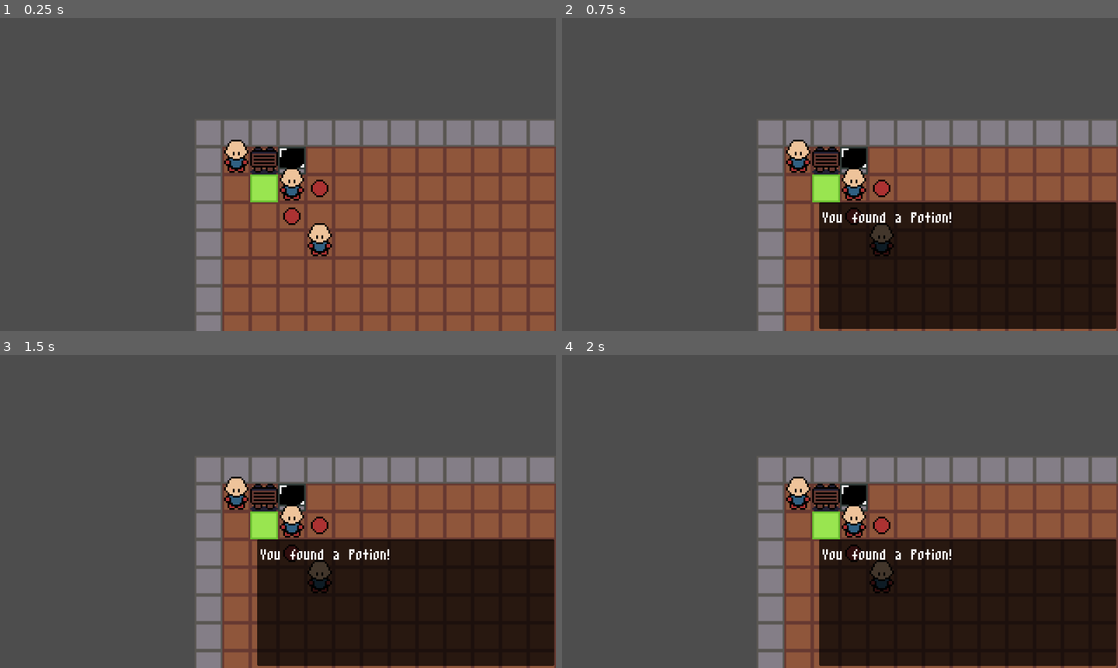
Above: before the commit, frames 1-4 (two rows, left to right).
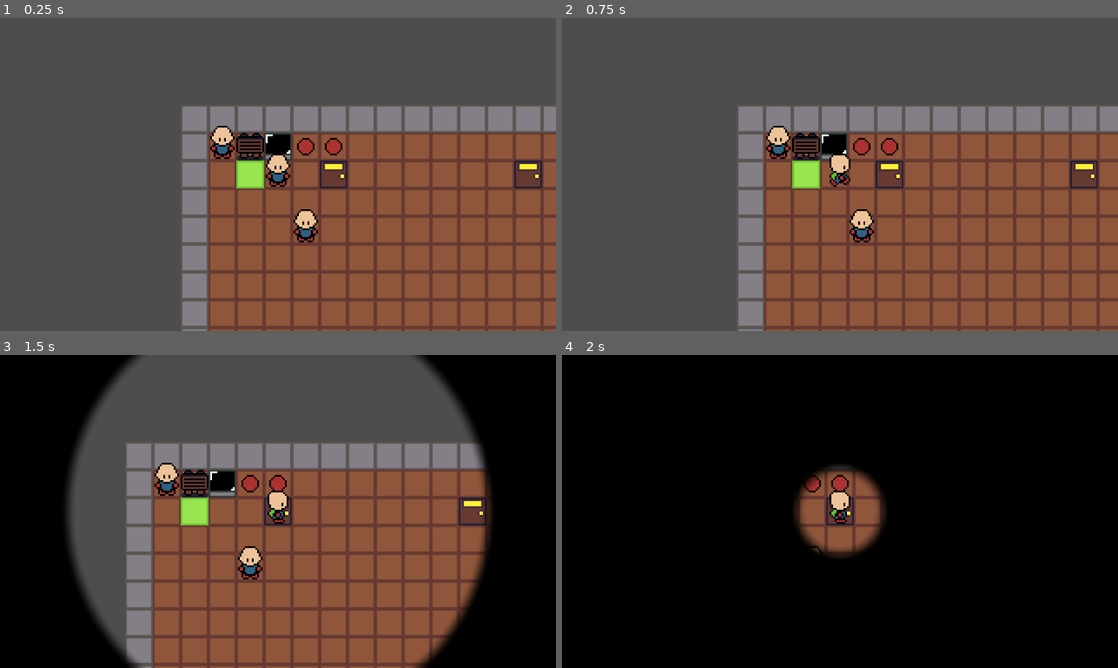
Above: after the commit, the same moments.

Repository: jevonsp/monster-tamer
Game: Godot game, scene res://main/main.tscn
Same seed, same stepped clock (60 frames per second), same inputs: the game is played once before the commit and once after it.
Inputs (mouse positions are in pixels of both pictures, inside the frame that each line leads up to):
- Up to frame 1 (0.25 s): no input
- Up to frame 2 (0.75 s): tap Enter at 0.5 s; move the mouse to (962, 158) at 0.52 s; hold D (right) from 0.53 s (still down); hold Space (yes) from 0.53 s (still down); click (962, 158) at 0.67 s
- Up to frame 3 (1.5 s): move the mouse to (166, 527) at 1.27 s; release D (right) at 1.28 s; release Space (yes) at 1.28 s; hold S (down) from 1.28 s (still down); tap Shift at 1.35 s
- Up to frame 4 (2 s): keep holding S (down)

The runs differ from the first frame. In frame 1, 24% of the frame differs, in the area x 32-100%, y 28-100%; in frame 2, 39%; in frame 3, 69%; in frame 4, 99%, in the area x 0-100%, y 0-100%.

Commit message:
Teleporters + Iris Transition!

Diff:
--- /dev/null
+++ b/iris_transition.gdshader
@@ -0,0 +1,25 @@
+shader_type canvas_item;
+render_mode unshaded;
+// iris shader, apply to a ColorRect that overlays the screen and set iris_size to iris in and out
+
+// 0.0 = fully close,  1.0 = fully open
+uniform float iris_size:hint_range(0.0, 1.0, 0.01) = 0.5;
+
+// how blurry the edge of the iris should be
+uniform float feather:hint_range(0.0, 0.2, 0.01) = 0.05;
+
+// centre point of the iris
+uniform vec2 centre = vec2(0.5, 0.5);
+
+
+void fragment() {
+	COLOR.rgb = vec3(0.0); // black
+
+	// ratio does assume we're on landscape screen, if you can't assume that this needs more
+	vec2 ratio = vec2(1.0, SCREEN_PIXEL_SIZE.x / SCREEN_PIXEL_SIZE.y);
+	// max distance from centre to corners
+	float max_dist = length(vec2(max(centre.x, 1.0 - centre.x), max(centre.y, 1.0 - centre.y)) * ratio);
+	float radius = mix(-feather, max_dist, iris_size);
+	float dist = length(ratio * (SCREEN_UV - centre));
+	COLOR.a = smoothstep(radius, radius + feather, dist);
+}
--- a/main/main.tscn
+++ b/main/main.tscn
@@ -25,6 +25,8 @@
 [ext_resource type="PackedScene" uid="uid://b5a6d0pcrx4rd" path="res://world_objects/interactable/static_object/storage.tscn" id="20_q0sk7"]
 [ext_resource type="Resource" uid="uid://bxx0p3qhlq7yk" path="res://items/base_ball/base_ball.tres" id="20_re7it"]
 [ext_resource type="PackedScene" uid="uid://dqpocp0lr7l2e" path="res://world_objects/interactable/static_object/storage_component.tscn" id="21_vapsy"]
+[ext_resource type="PackedScene" uid="uid://lhi4amumrkry" path="res://world_objects/teleporter/teleporter.tscn" id="26_d00gp"]
+[ext_resource type="PackedScene" uid="uid://bgmdhr02a5q64" path="res://world_objects/teleporter/teleporter_point.tscn" id="27_d8vpj"]
 
 [sub_resource type="StyleBoxFlat" id="StyleBoxFlat_avecd"]
 content_margin_left = 0.0
@@ -116,11 +118,11 @@
 [node name="GroundItems" type="Node" parent="." unique_id=367338342]
 
 [node name="Potion" parent="GroundItems" unique_id=726795139 instance=ExtResource("15_5xyti")]
-position = Vector2(48, 48)
+position = Vector2(64, 16)
 item = ExtResource("17_s758e")
 
 [node name="BaseBall" parent="GroundItems" unique_id=425176937 instance=ExtResource("15_5xyti")]
-position = Vector2(64, 32)
+position = Vector2(80, 16)
 item = ExtResource("20_re7it")
 is_question = true
 
@@ -136,3 +138,17 @@
 components = [NodePath("StorageComponent")]
 
 [node name="StorageComponent" parent="Storage" unique_id=890186058 instance=ExtResource("21_vapsy")]
+
+[node name="Teleporter" parent="." unique_id=643132918 node_paths=PackedStringArray("teleporter_point") instance=ExtResource("26_d00gp")]
+position = Vector2(80, 32)
+teleporter_point = NodePath("TeleporterPoint")
+
+[node name="TeleporterPoint" parent="Teleporter" unique_id=2086915789 instance=ExtResource("27_d8vpj")]
+position = Vector2(96, 0)
+
+[node name="Teleporter2" parent="." unique_id=625626596 node_paths=PackedStringArray("teleporter_point") instance=ExtResource("26_d00gp")]
+position = Vector2(192, 32)
+teleporter_point = NodePath("TeleporterPoint")
+
+[node name="TeleporterPoint" parent="Teleporter2" unique_id=1046749787 instance=ExtResource("27_d8vpj")]
+position = Vector2(-128, 0)
--- a/player/player.tscn
+++ b/player/player.tscn
@@ -517,6 +517,7 @@
 transitions = ["Start", "Idle", SubResource("AnimationNodeStateMachineTransition_8t03j"), "Idle", "Turn", SubResource(" …(858 unchanged characters)…
 
 [node name="Player" type="CharacterBody2D" unique_id=930582059]
+z_index = 2
 collision_layer = 2
 script = ExtResource("1_rkbax")
 
@@ -534,6 +535,7 @@
 vframes = 3
 
 [node name="Camera2D" type="Camera2D" parent="." unique_id=1371160252]
+offset = Vector2(8, 8)
 zoom = Vector2(4, 4)
 
 [node name="CollisionShape2D" type="CollisionShape2D" parent="." unique_id=849513623]
--- /dev/null
+++ b/world_objects/teleporter/teleporter.gd
@@ -0,0 +1,53 @@
+extends Node2D
+class_name Teleporter
+enum TransitionType {IRIS}
+@export var transition_type: TransitionType = TransitionType.IRIS
+@export var teleporter_point: TeleporterPoint
+@onready var iris_color_rect: ColorRect = $CanvasLayer/IrisColorRect
+
+
+func _ready() -> void:
+	assert(teleporter_point != null)
+
+
+
+func _teleport_sequence_iris(body: CharacterBody2D) -> void:
+	iris_color_rect.visible = true
+	await _iris_close()
+	_teleport_player(body)
+	await _iris_open()
+	iris_color_rect.visible = false
+
+
+func _teleport_player(body: CharacterBody2D) -> void:
+	body.global_position = teleporter_point.global_position
+
+
+func _iris_open(duration: float = 1.0) -> void:
+	await _tween_iris(0.0, 1.0, duration)
+
+
+func _iris_close(duration: float = 1.0) -> void:
+	await _tween_iris(1.0, 0.0, duration)
+
+
+func _tween_iris(from: float, to: float, duration: float) -> void:
+	var tween := create_tween()
+	tween.tween_method(
+		func(v: float) -> void: iris_color_rect.material.set_shader_parameter("iris_size", v),
+		from, to, duration
+	)
+	await tween.finished
+
+
+
+func _on_area_2d_body_entered(body: Node2D) -> void:
+	await Global.step_completed
+
+	Global.toggle_player.emit()
+
+	match transition_type:
+		TransitionType.IRIS:
+			await _teleport_sequence_iris(body)
+
+	Global.toggle_player.emit()
--- /dev/null
+++ b/world_objects/teleporter/teleporter.tscn
@@ -0,0 +1,43 @@
+[gd_scene format=3 uid="uid://lhi4amumrkry"]
+
+[ext_resource type="Script" uid="uid://fl60sqp3s8d3" path="res://world_objects/teleporter/teleporter.gd" id="1_8ruom"]
+[ext_resource type="Shader" uid="uid://ciuu0flp8r2cq" path="res://iris_transition.gdshader" id="1_u3sw1"]
+[ext_resource type="Texture2D" uid="uid://b7a0yr4li8ta0" path="res://world_objects/teleporter/door.png" id="3_gqidb"]
+
+[sub_resource type="ShaderMaterial" id="ShaderMaterial_8ruom"]
+shader = ExtResource("1_u3sw1")
+shader_parameter/iris_size = 0.999999977648
+shader_parameter/feather = 0.02999999932944
+shader_parameter/centre = Vector2(0.5, 0.5)
+
+[sub_resource type="RectangleShape2D" id="RectangleShape2D_gqidb"]
+size = Vector2(16, 16)
+
+[node name="Teleporter" type="Node2D" unique_id=643132918]
+script = ExtResource("1_8ruom")
+
+[node name="CanvasLayer" type="CanvasLayer" parent="." unique_id=695816521]
+
+[node name="IrisColorRect" type="ColorRect" parent="CanvasLayer" unique_id=2113627849]
+visible = false
+material = SubResource("ShaderMaterial_8ruom")
+anchors_preset = 15
+anchor_right = 1.0
+anchor_bottom = 1.0
+grow_horizontal = 2
+grow_vertical = 2
+color = Color(0, 0, 0, 1)
+
+[node name="Sprite2D" type="Sprite2D" parent="." unique_id=488132345]
+position = Vector2(8, 8)
+texture = ExtResource("3_gqidb")
+
+[node name="Area2D" type="Area2D" parent="." unique_id=570738900]
+collision_layer = 0
+collision_mask = 2
+
+[node name="CollisionShape2D" type="CollisionShape2D" parent="Area2D" unique_id=1290091936]
+position = Vector2(8, 8)
+shape = SubResource("RectangleShape2D_gqidb")
+
+[connection signal="body_entered" from="Area2D" to="." method="_on_area_2d_body_entered"]
--- /dev/null
+++ b/world_objects/teleporter/teleporter_point.gd
@@ -0,0 +1,3 @@
+extends Node2D
+class_name TeleporterPoint
+@onready var marker_2d: Marker2D = $Marker2D
--- /dev/null
+++ b/world_objects/teleporter/teleporter_point.tscn
@@ -0,0 +1,9 @@
+[gd_scene format=3 uid="uid://bgmdhr02a5q64"]
+
+[ext_resource type="Script" uid="uid://cspyda81e21yr" path="res://world_objects/teleporter/teleporter_point.gd" id="1_5k5ed"]
+
+[node name="TeleporterPoint" type="Node2D" unique_id=2086915789]
+script = ExtResource("1_5k5ed")
+
+[node name="Marker2D" type="Marker2D" parent="." unique_id=477025023]
+position = Vector2(8, 8)
Not shown, added: iris_transition.gdshader.uid
Binary file added: world_objects/teleporter/door.png
Not shown, added: world_objects/teleporter/door.png.import
Not shown, added: world_objects/teleporter/teleporter.gd.uid
Not shown, added: world_objects/teleporter/teleporter_point.gd.uid
